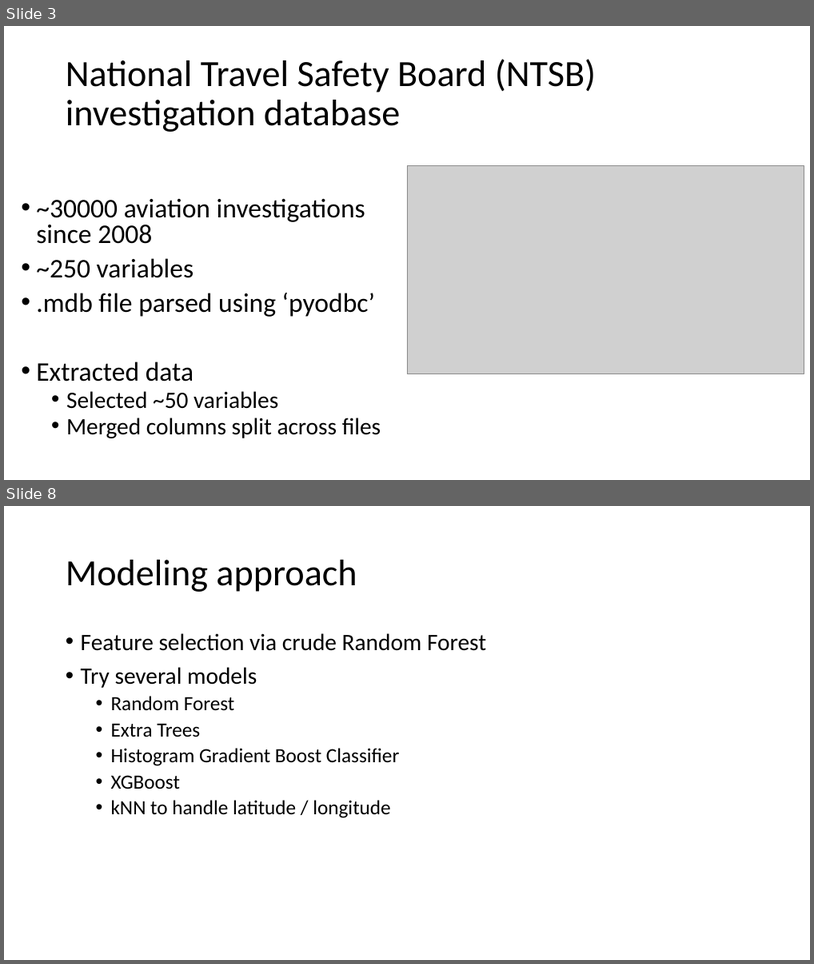
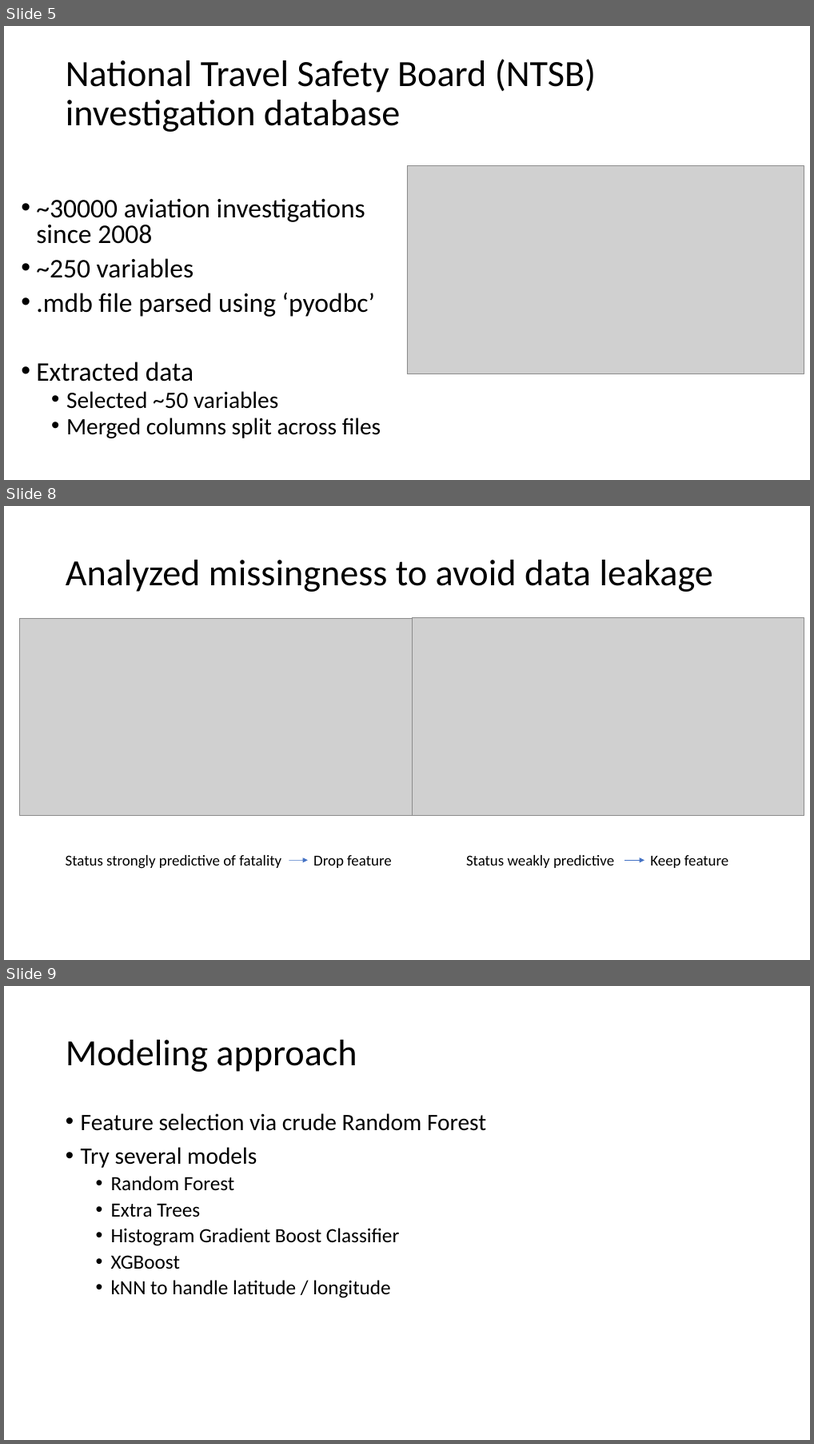
Before and after one commit to TheErdosInstitute-Summer2025-Project/aviation-project, a slide deck: checkpoints/presentation.pptx. Shown one above the other, each under a label of ours: slides 3 and 8 before the commit, slides 5, 8 and 9 after it; the slides between them are not shown. The pictures are 814x964 and 814x1444 pixels, drawn with LibreOffice and Linux fonts; fonts in the diff are those of the drawing; grey boxes stand for pictures. Boxes give left, top, right and bottom in pixels: in the first picture for what was removed or moved away, otherwise in the second. Text is boxed around its words. In the diff, an @@ line names an element or a change of style, - is before the commit and + after.

Commit message:
updated presentation slides + figures

```diff
--- a/checkpoints/presentation.pptx
+++ b/checkpoints/presentation.pptx
@@ slide 8 added at (x1=4, y1=506, x2=810, y2=960), background #FFFFFF @@
@@ title added at (x1=66, y1=560, x2=714, y2=592), 44 pt, text #000000 @@
+Analyzed missingness to avoid data leakage
@@ picture added at (x1=20, y1=618, x2=412, y2=815) @@
@@ picture added at (x1=412, y1=618, x2=805, y2=815) @@
@@ text added at (x1=66, y1=855, x2=282, y2=868), 18 pt, text #000000 @@
+Status strongly predictive of fatality
@@ arrow added from (289, 860) to (308, 860), #4472C4 0.5 pt @@
@@ text added at (x1=314, y1=855, x2=392, y2=868), 18 pt, text #000000 @@
+Drop feature
@@ text added at (x1=466, y1=855, x2=614, y2=868), 18 pt, text #000000 @@
+Status weakly predictive
@@ arrow added from (625, 860) to (646, 860), #4472C4 0.5 pt @@
@@ text added at (x1=650, y1=855, x2=730, y2=868), 18 pt, text #000000 @@
+Keep feature
@@ what was slide 3 is now slide 5 @@
@@ what was slide 8 is now slide 9 @@
```
Also in this commit, not shown: 1 slide changed, 1 other slide added, 1 slide removed, 2 other files.
